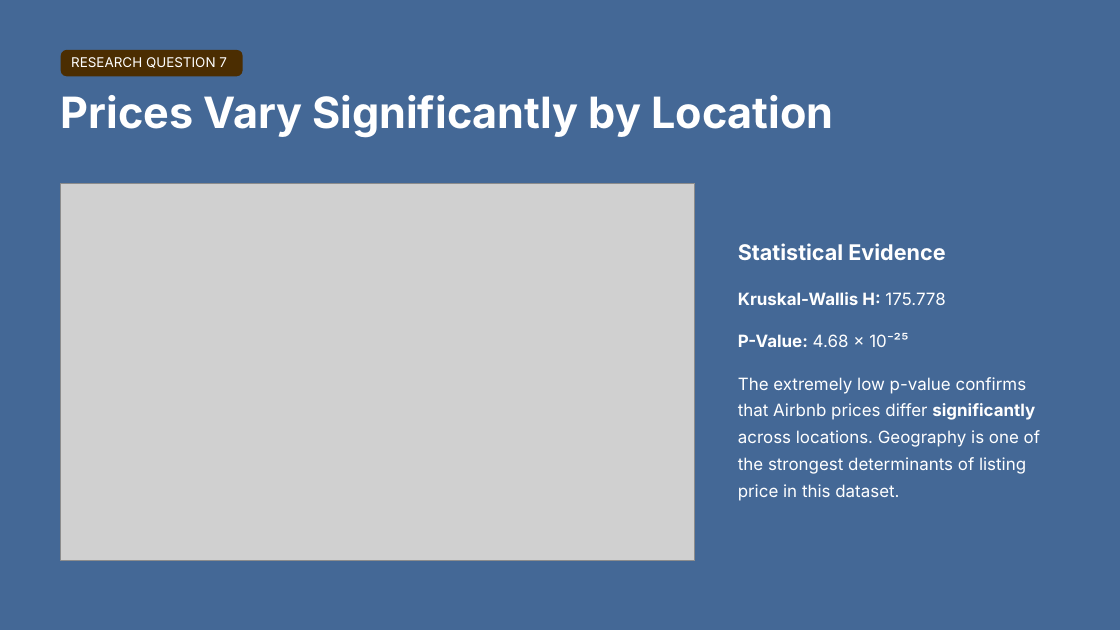
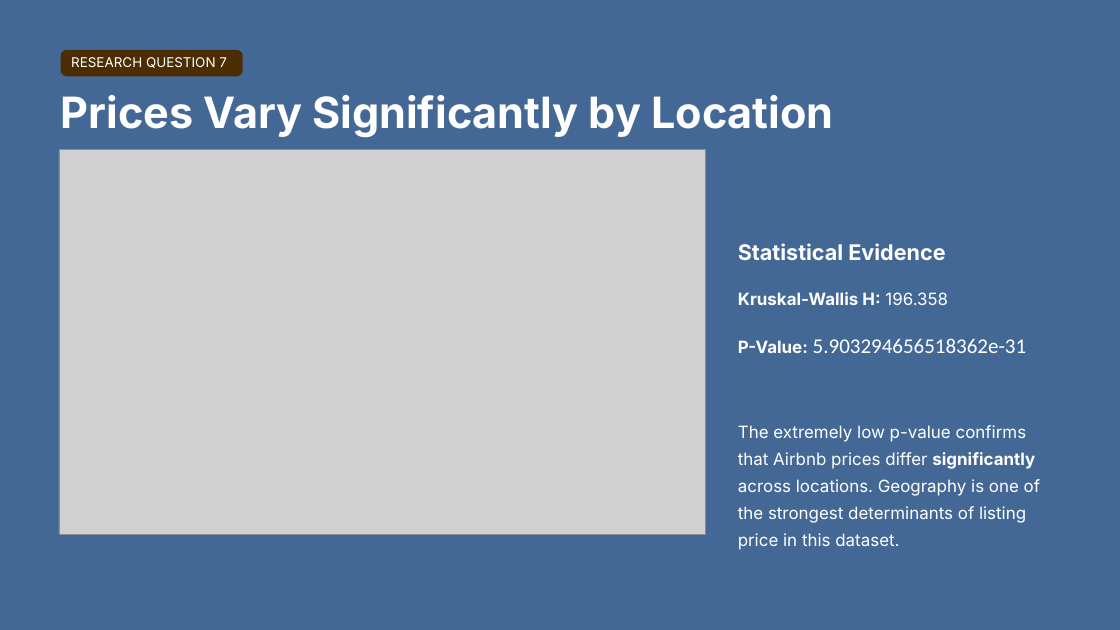
Before and after one commit to jannoelvero/first_project, a slide deck: slide 14 of slides/project_presentation.pptx. Drawn at 1120x630 pixels with LibreOffice and Linux fonts; fonts in the diff are those of the drawing; grey boxes stand for pictures; background and template pictures are left out. Boxes give left, top, right and bottom in pixels: in the first picture for what was removed or moved away, otherwise in the second. Text is boxed around its words. In the diff, an @@ line names an element or a change of style, - is before the commit and + after.

```diff
--- a/slides/project_presentation.pptx
+++ b/slides/project_presentation.pptx
@@ picture resized from (x1=60, y1=183, x2=695, y2=560) to (x1=59, y1=150, x2=705, y2=534) @@
@@ text at (x1=738, y1=292, x2=1026, y2=353): text changed; bold off @@
-Kruskal-Wallis H: 175.778
-P-Value: 4.68 × 10⁻²⁵
+Kruskal-Wallis H: 196.358
+P-Value: 5.903294656518362e-31
```
Also in this commit, not shown: 1 other slide changed, 4 other files.
